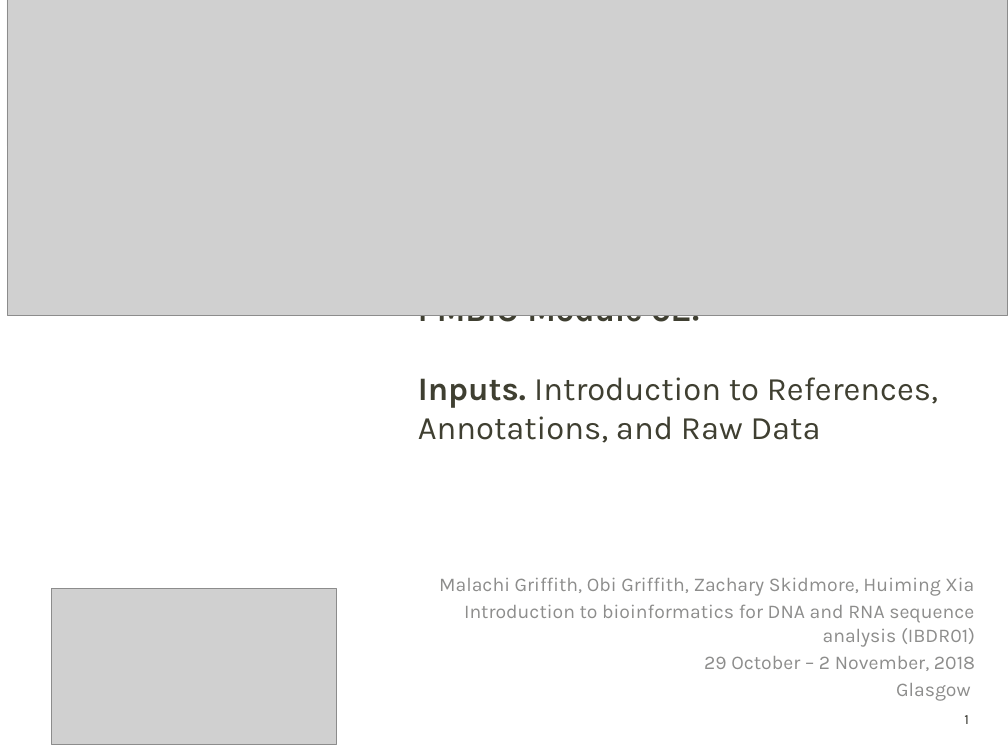
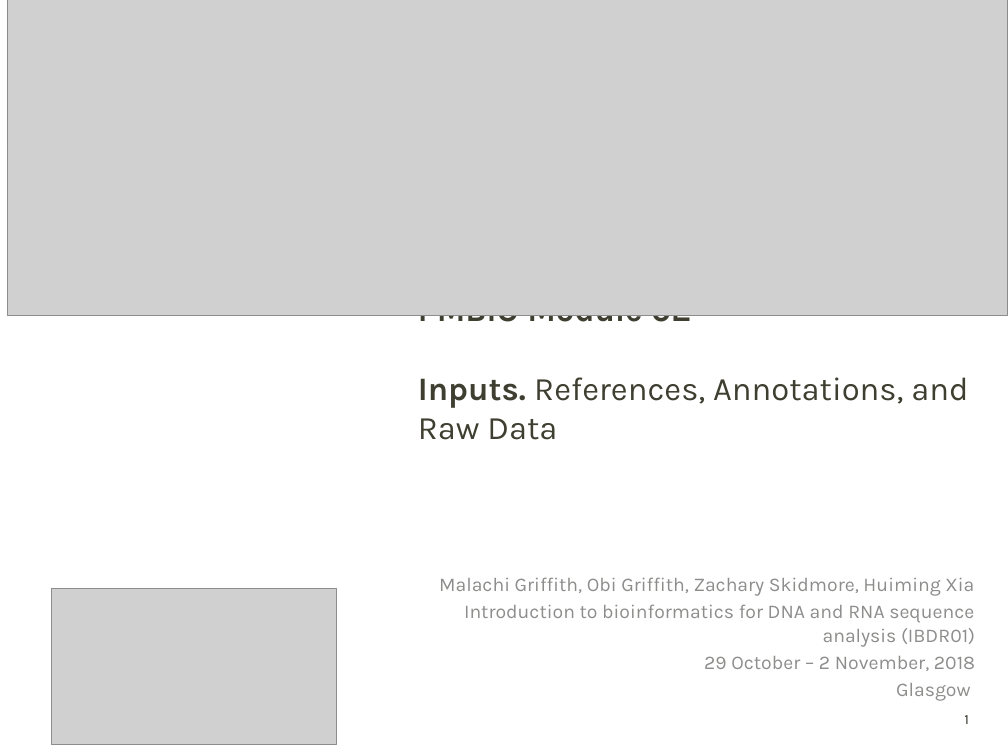
Before and after one commit to griffithlab/pmbio.org, a slide deck: slide 1 of assets/lectures/PMBIO_Module02_Inputs.pptx. Drawn at 1008x756 pixels with LibreOffice and Linux fonts; fonts in the diff are those of the drawing; grey boxes stand for pictures; background and template pictures are left out. Boxes give left, top, right and bottom in pixels: in the first picture for what was removed or moved away, otherwise in the second. Text is boxed around its words. In the diff, an @@ line names an element or a change of style, - is before the commit and + after.

```diff
--- a/assets/lectures/PMBIO_Module02_Inputs.pptx
+++ b/assets/lectures/PMBIO_Module02_Inputs.pptx
@@ title at [418,315,968,440]: text changed @@
-PMBIO Module 02:
-Inputs. Introduction to References, Annotations, and Raw Data
+PMBIO Module 02
+Inputs. References, Annotations, and Raw Data
```
Also in this commit, not shown: 1 other slide changed, 2 slides added, 5 other files.
